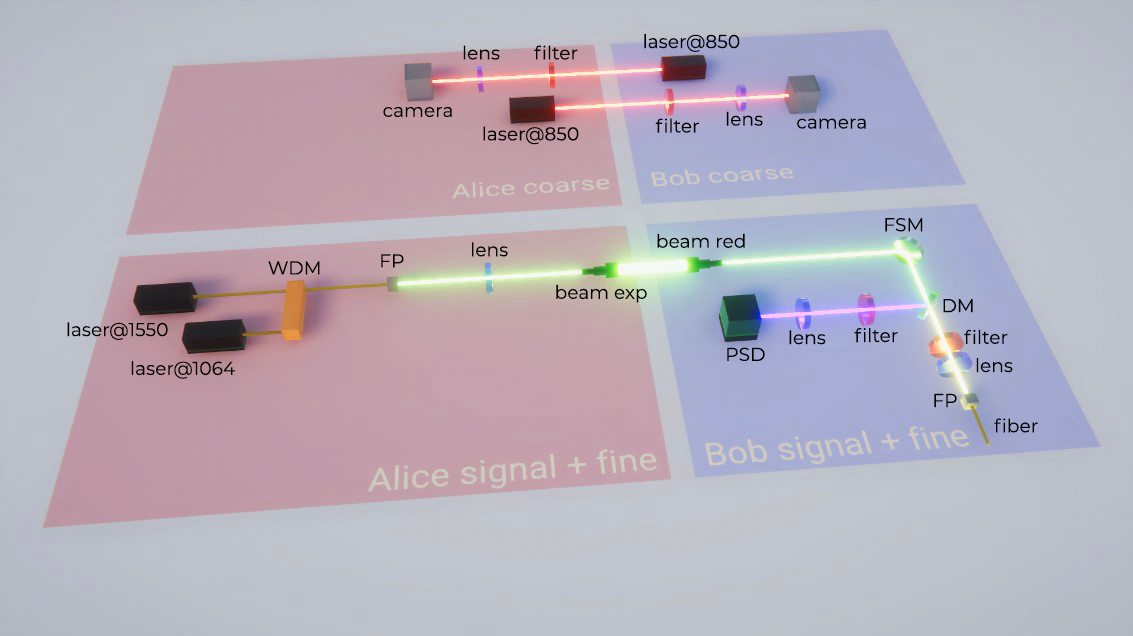
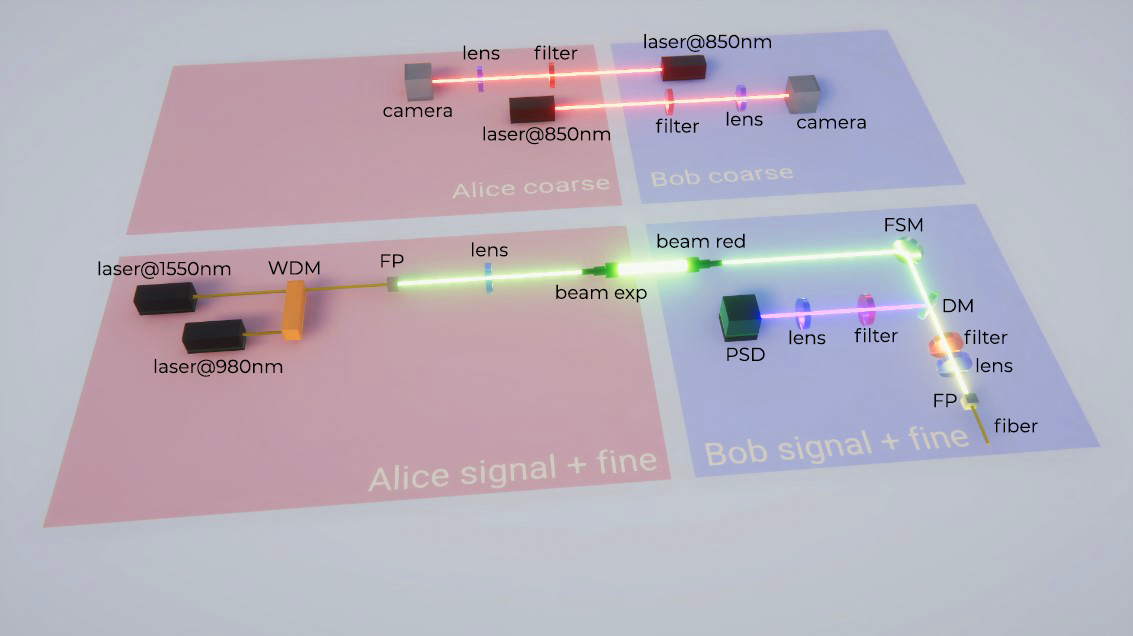
Revision of a layered 1133x636 image; what changed, layer by layer:
renamed "laser@1064" to "laser@980nm", painted on it over [131, 359, 283, 379]
renamed "laser@1550" to "laser@1550nm", painted on it over [67, 261, 231, 340]
renamed "laser@850" to "laser@850nm", painted on it over [581, 130, 610, 141]
renamed "laser@850" to "laser@850nm", painted on it over [742, 38, 771, 49]
